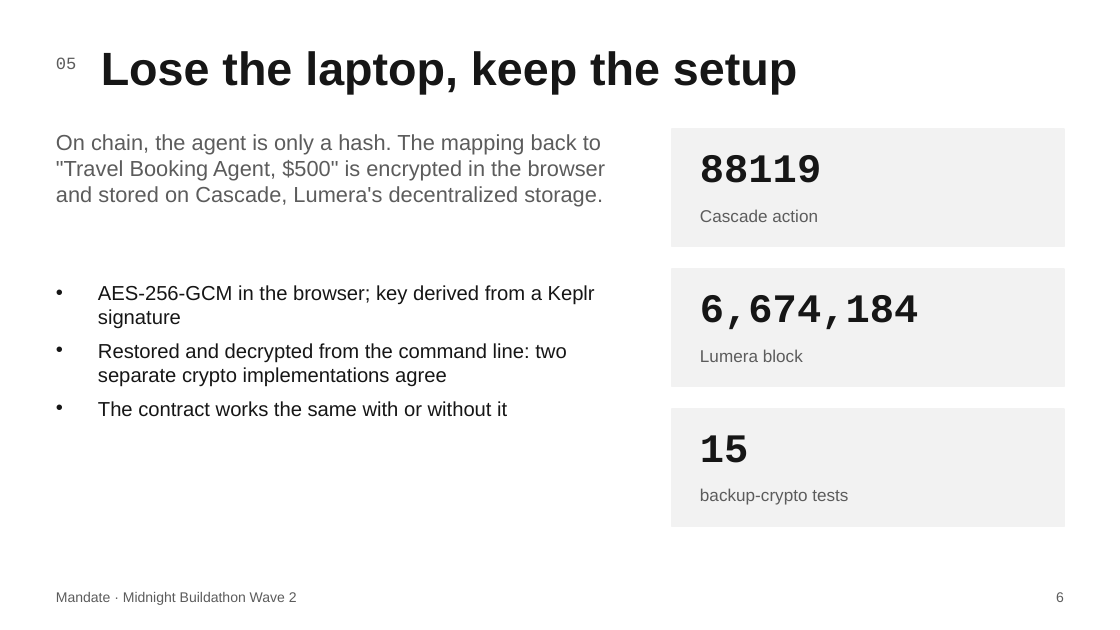
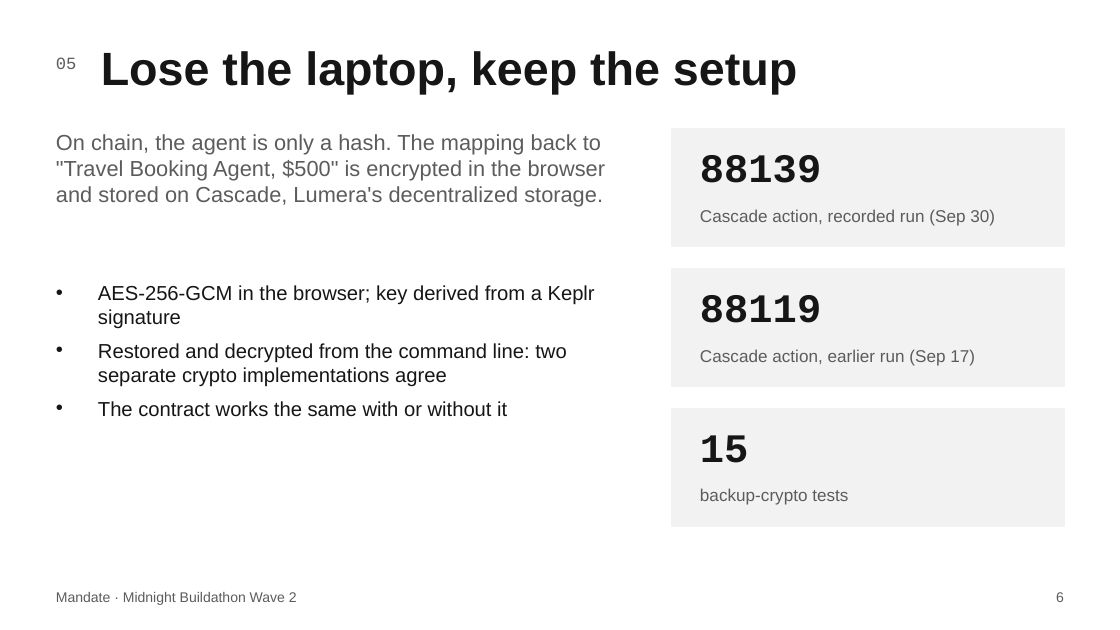
Before and after one commit to tomiin/midnight-mandate, a slide deck: slide 6 of docs/deck/Mandate-Wave2-deck.pptx. Drawn at 1120x630 pixels with LibreOffice and Linux fonts; fonts in the diff are those of the drawing. Boxes give left, top, right and bottom in pixels: in the first picture for what was removed or moved away, otherwise in the second. Text is boxed around its words. In the diff, an @@ line names an element or a change of style, - is before the commit and + after.

Commit message:
Add demo video link, recorded Sep 30 run, updated deck; fix stale Proving after reload

```diff
--- a/docs/deck/Mandate-Wave2-deck.pptx
+++ b/docs/deck/Mandate-Wave2-deck.pptx
@@ text at box(700, 155, 821, 183): text changed @@
-88119
+88139
@@ text at box(700, 209, 995, 226): text changed @@
-Cascade action
+Cascade action, recorded run (Sep 30)
@@ text at box(700, 295, 821, 323): text changed @@
-6,674,184
+88119
@@ text at box(700, 349, 975, 366): text changed @@
-Lumera block
+Cascade action, earlier run (Sep 17)
```
Also in this commit, not shown: 2 other slides changed, 4 other files.
